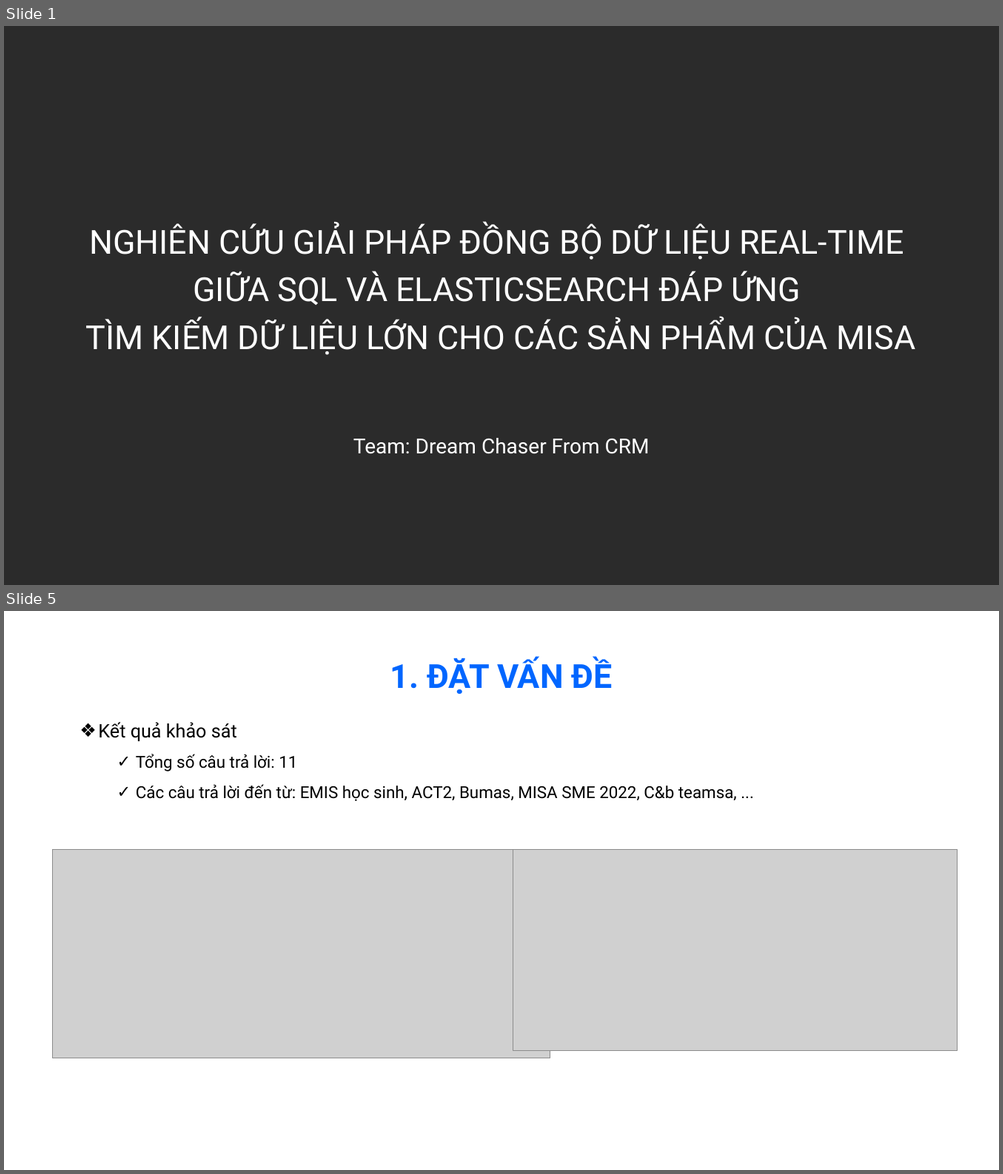
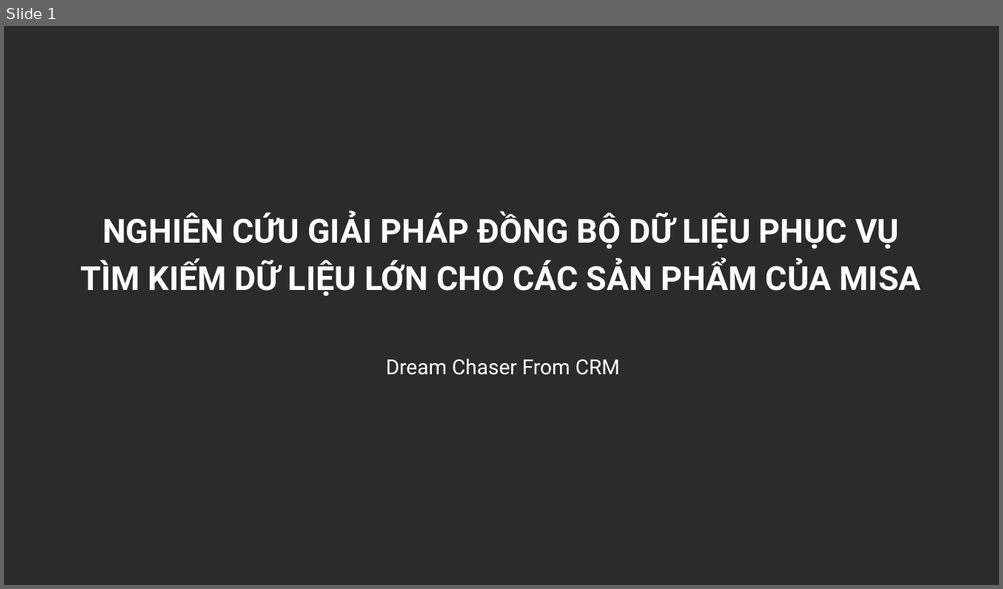
Before and after one commit to dna219/DreamChaserFromCRM, a slide deck: Dream-Chaser-From-CRM.pptx. Shown one above the other, each under a label of ours: slides 1 and 5 before the commit, slide 1 after it; the slides between them are not shown. The pictures are 1003x1174 and 1003x589 pixels, drawn with LibreOffice and Linux fonts; fonts in the diff are those of the drawing; grey boxes stand for pictures; background and template pictures are left out; a plain dark background stands for a picture behind light text. Boxes give left, top, right and bottom in pixels: in the first picture for what was removed or moved away, otherwise in the second. Text is boxed around its words. In the diff, an @@ line names an element or a change of style, - is before the commit and + after.

```diff
--- a/Dream-Chaser-From-CRM.pptx
+++ b/Dream-Chaser-From-CRM.pptx
@@ slide 5 removed at [4,611,999,1170], background picture (left out) @@
@@ text removed at [390,657,612,694] @@
-1. ĐẶT VẤN ĐỀ
@@ text removed at [98,722,737,801] @@
-❖ Kết quả khảo sát
-  ✓ Tổng số câu trả lời: 11
-  ✓ Các câu trả lời đến từ: EMIS học sinh, ACT2, Bumas, MISA SME 2022, C&b teamsa, ...
@@ picture removed at [53,850,549,1059] @@
@@ picture removed at [513,850,957,1051] @@
@@ slide 1 changed as well @@
@@ text at [81,212,921,296]: text changed; bold on @@
-NGHIÊN CỨU GIẢI PHÁP ĐỒNG BỘ DỮ LIỆU REAL-TIME
-GIỮA SQL VÀ ELASTICSEARCH ĐÁP ỨNG
-TÌM KIẾM DỮ LIỆU LỚN CHO CÁC SẢN PHẨM CỦA MISA
+NGHIÊN CỨU GIẢI PHÁP ĐỒNG BỘ DỮ LIỆU PHỤC VỤ
+TÌM KIẾM DỮ LIỆU LỚN CHO CÁC SẢN PHẨM CỦA MISA
@@ text at [386,359,620,375]: text changed @@
-Team: Dream Chaser From CRM
+Dream Chaser From CRM
```
Also in this commit, not shown: 7 other slides changed, 7 slides added, 4 other slides removed.
